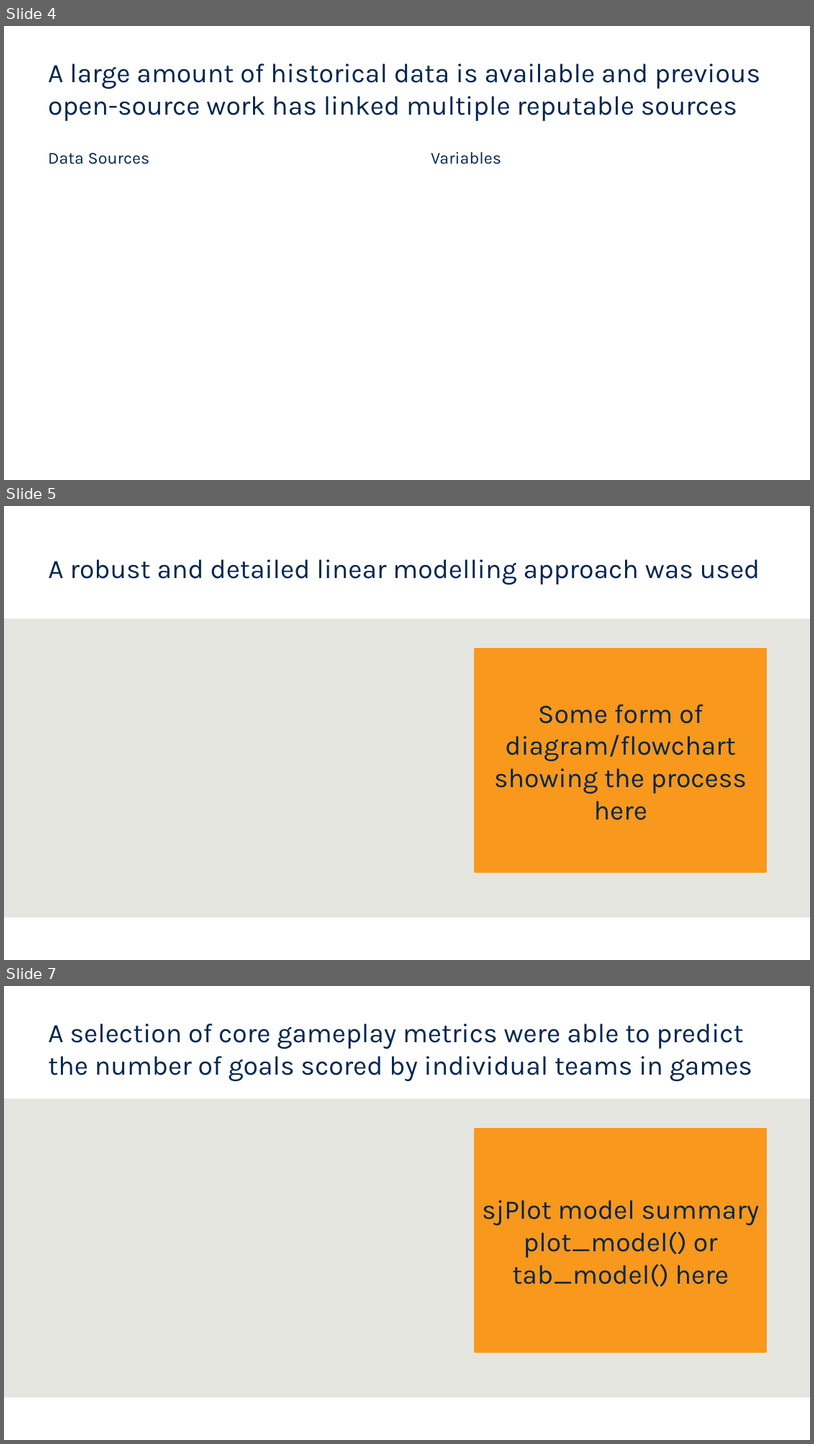
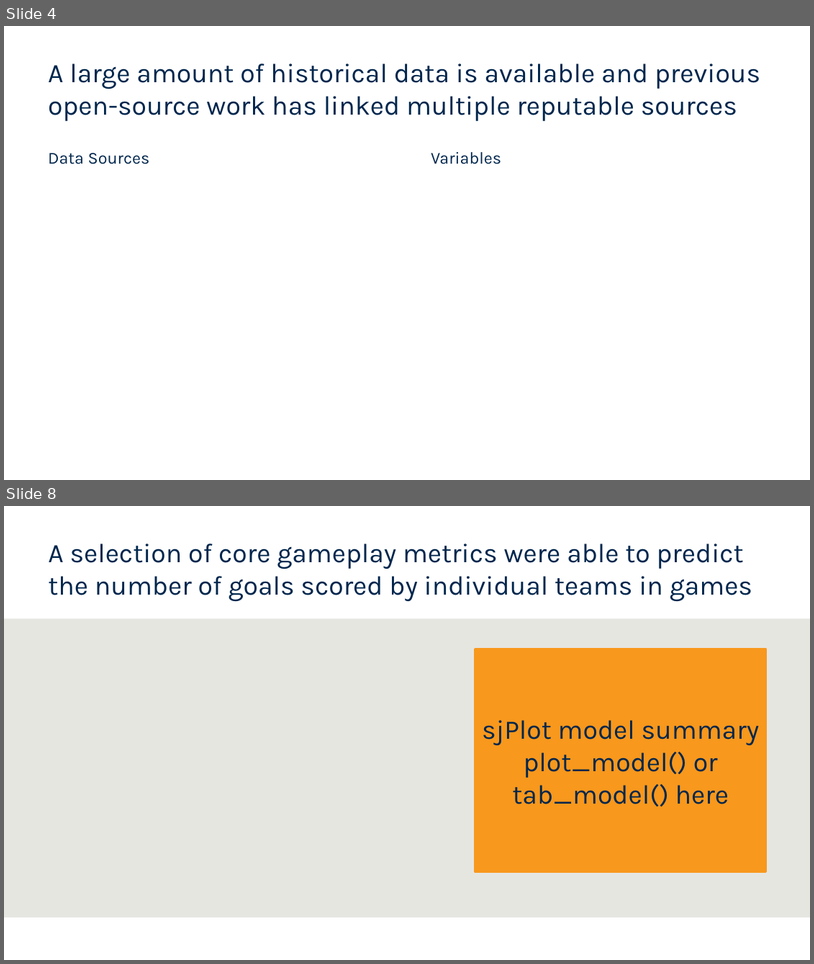
Before and after one commit to hendersontrent/phd-coursework, a slide deck: olet5608/OLET5608 Presentation.pptx. Shown one above the other, each under a label of ours: slides 4, 5 and 7 before the commit, slides 4 and 8 after it; the slides between them are not shown. The pictures are 814x1444 and 814x964 pixels, drawn with LibreOffice and Linux fonts; fonts in the diff are those of the drawing; background and template pictures are left out. Boxes give left, top, right and bottom in pixels: in the first picture for what was removed or moved away, otherwise in the second. Text is boxed around its words. In the diff, an @@ line names an element or a change of style, - is before the commit and + after.

```diff
--- a/olet5608/OLET5608 Presentation.pptx
+++ b/olet5608/OLET5608 Presentation.pptx
@@ slide 5 removed at <box>4,506,810,960</box>, background #FFFFFF; not listed: 1 template element that a slide beside it also shows @@
@@ text removed at <box>48,559,760,585</box> @@
-A robust and detailed linear modelling approach was used
@@ rectangle removed at <box>476,649,766,871</box> @@
-Some form of diagram/flowchart showing the process here
@@ what was slide 7 is now slide 8 @@
```
Also in this commit, not shown: 3 slides changed, 2 slides added.
